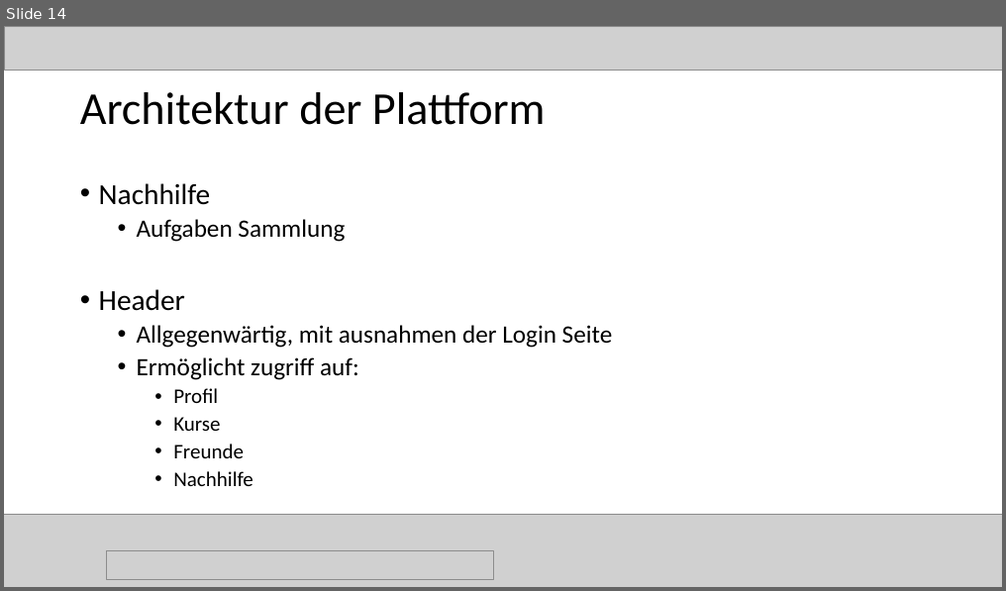
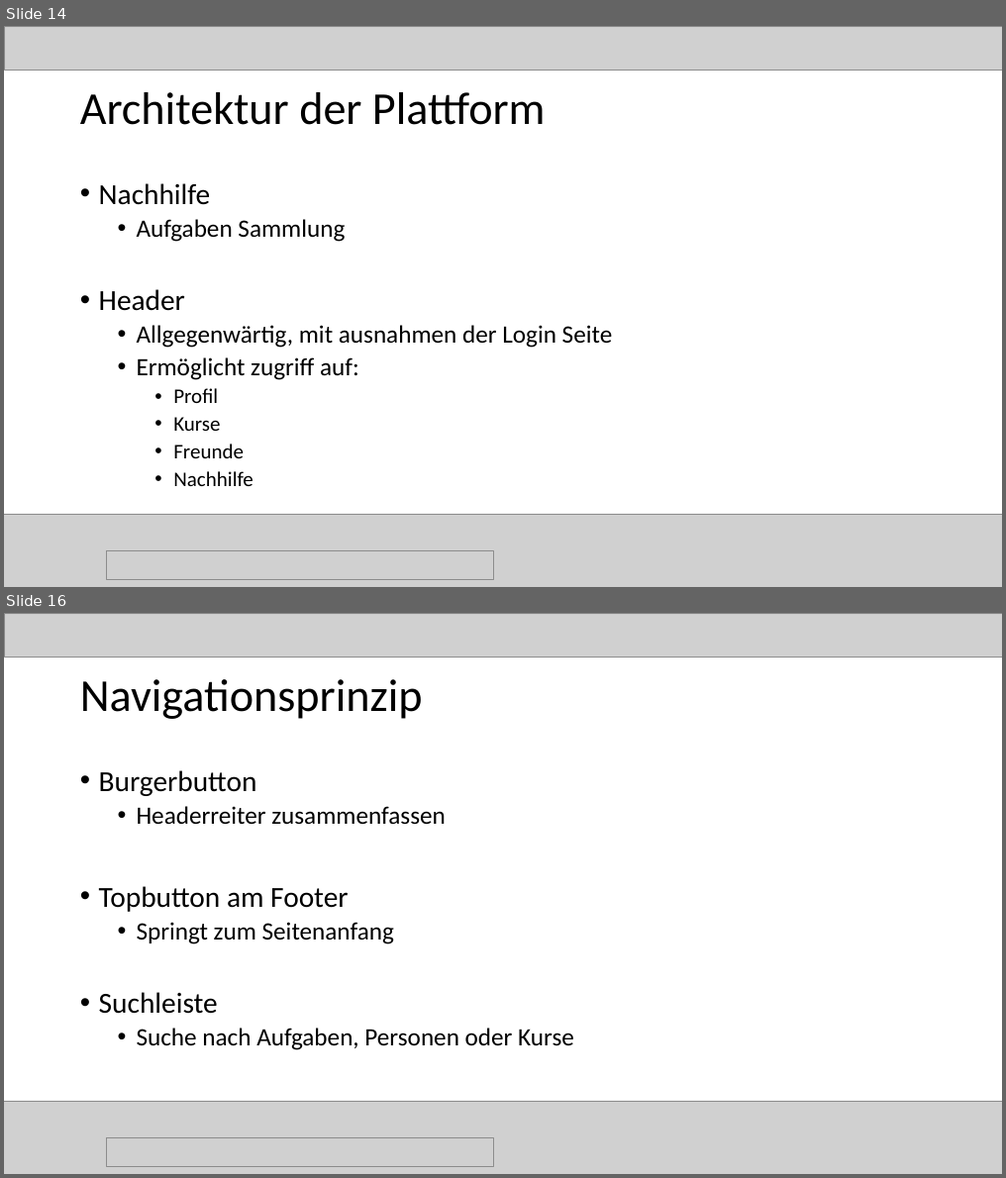
Before and after one commit to magharmi/StudentenFuerStudenten, a slide deck: websitePPneu.pptx. Shown one above the other, each under a label of ours: slide 14 before the commit, slides 14 and 16 after it; the slides between them are not shown. The pictures are 1006x591 and 1006x1178 pixels, drawn with LibreOffice and Linux fonts; fonts in the diff are those of the drawing; grey boxes stand for pictures. Boxes give left, top, right and bottom in pixels: in the first picture for what was removed or moved away, otherwise in the second. Text is boxed around its words. In the diff, an @@ line names an element or a change of style, - is before the commit and + after.

```diff
--- a/websitePPneu.pptx
+++ b/websitePPneu.pptx
@@ slide 16 added at (4,613,1002,1174), background #FFFFFF @@
@@ picture added at (4,613,1002,657) @@
@@ title added at (80,679,423,719), 44 pt, text #000000 @@
+Navigationsprinzip
@@ text added at (99,770,574,1051), 24 pt, text #000000 @@
+• Burgerbutton
+  • Headerreiter zusammenfassen
+• Topbutton am Footer
+  • Springt zum Seitenanfang
+• Suchleiste
+  • Suche nach Aufgaben, Personen oder Kurse
@@ picture added at (4,1101,1002,1174) @@
@@ picture added at (106,1138,494,1167) @@
```
Also in this commit, not shown: 5 other slides added, 2 slides removed, 1 other file.
